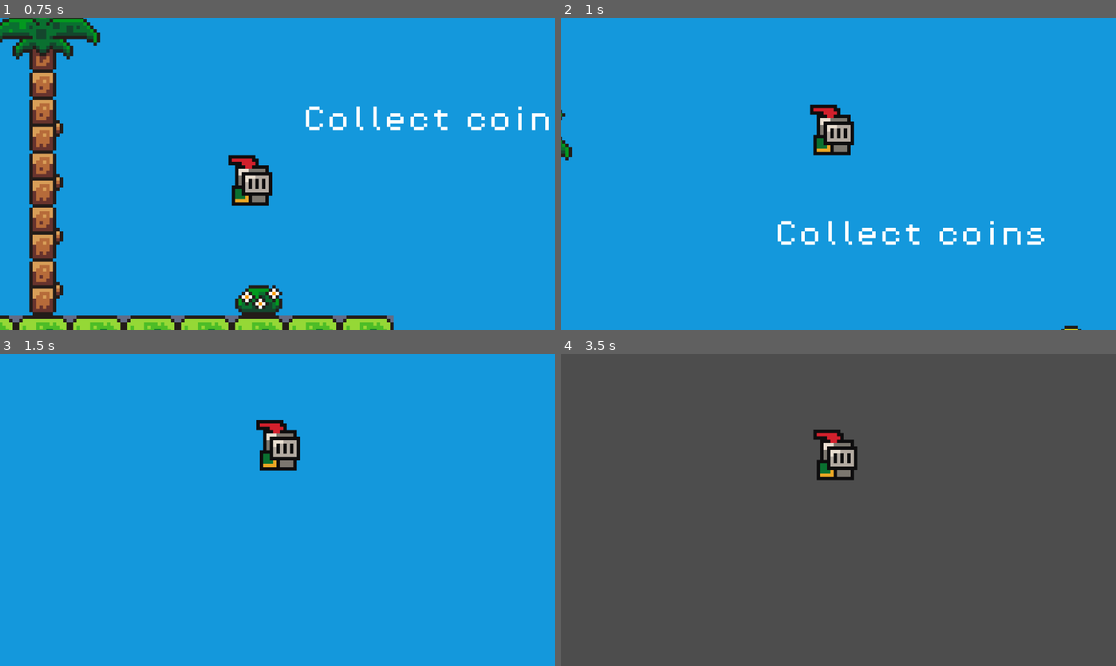
Above: before the commit, frames 1-4 (two rows, left to right).
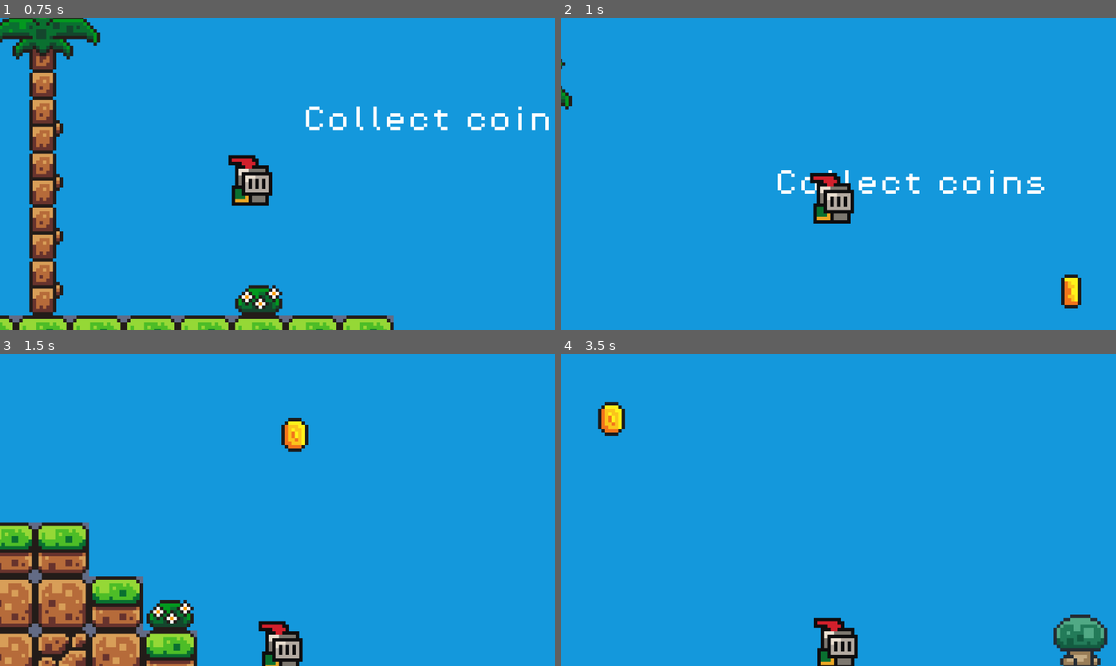
Above: after the commit, the same moments.

Repository: kireiiiiiiii/Eldoria-Chronicles
Game: Godot game, scene res://scenes/game.tscn
Same seed, same stepped clock (60 frames per second), same inputs: the game is played once before the commit and once after it.
Inputs:
- Up to frame 1 (0.75 s): hold D (move_right) from 0.53 s (still down); tap Space (jump) at 0.6 s
- Up to frame 2 (1 s): keep holding D (move_right); tap Space (jump) at 0.77 s
- Up to frame 3 (1.5 s): keep holding D (move_right); tap Space (jump) at 1.07, 1.35 s
- Up to frame 4 (3.5 s): tap Space (jump) at 1.52, 1.82, 2.1, 2.85, 3.02, 3.32 s; release D (move_right) at 2.03 s; hold A (move_left) 2.03-2.78 s; hold D (move_right) from 2.78 s (still down)

Frame 1 is identical in both runs. In frame 2, 4.6% of the frame differs, in the area x 0-94%, y 13-100%; in frame 3, 14%; in frame 4, 100%, in the area x 0-100%, y 0-100%.

Commit message:
Fixed a jump bug
Fixed a bug, where you can jump even if you're not on the ground.

Diff:
--- a/scripts/player.gd
+++ b/scripts/player.gd
@@ -15,7 +15,7 @@
 		velocity.y += gravity * delta
 
 	# Handle jump.
-	if Input.is_action_just_pressed("jump"): # and is_on_floor():
+	if Input.is_action_just_pressed("jump") and is_on_floor():
 		velocity.y = JUMP_VELOCITY
 
 	# Get input direction: -1, 0, 1
